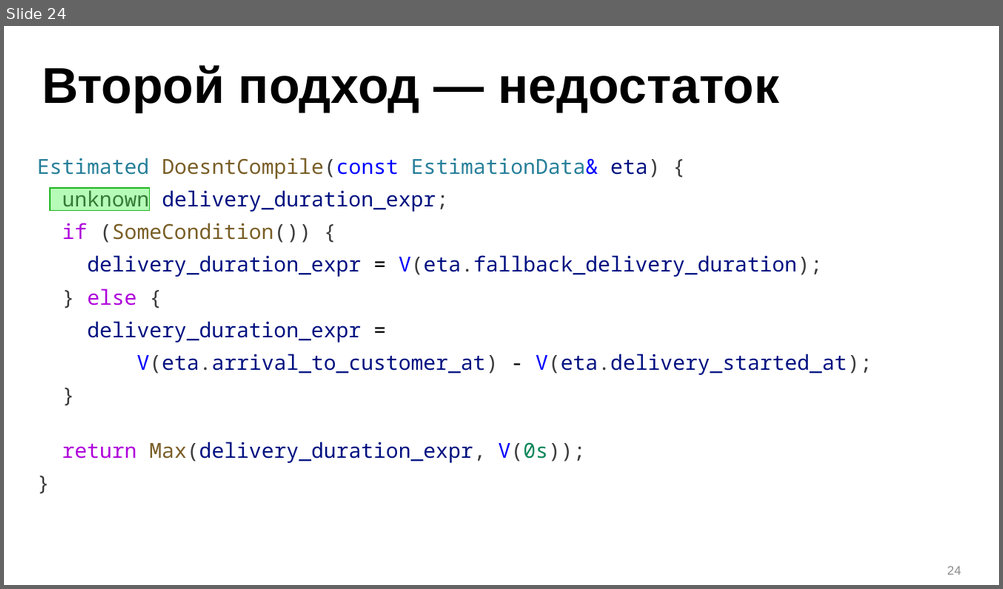
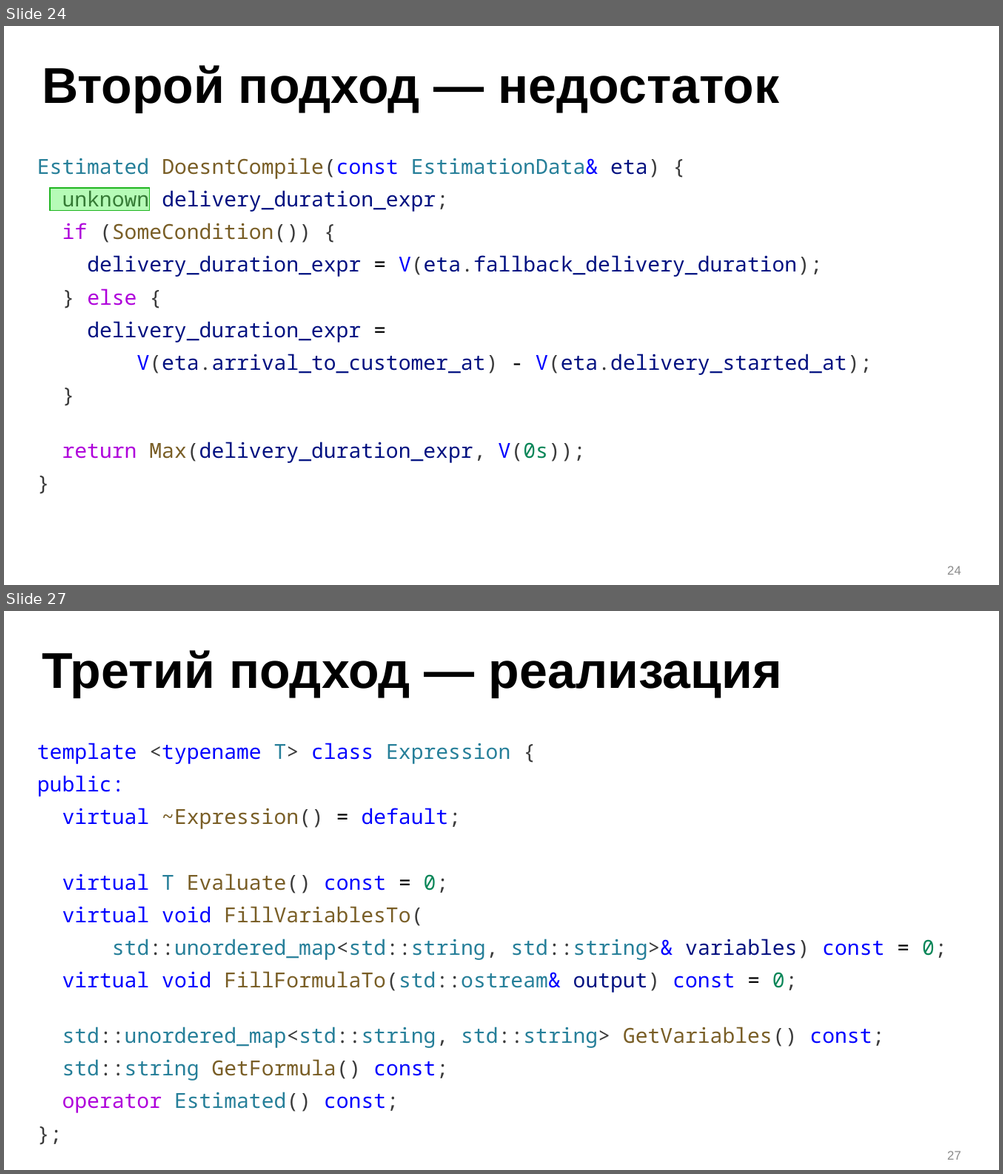
Before and after one commit to ishfb/zcc23, a slide deck: slides_new.pptx. Shown one above the other, each under a label of ours: slide 24 before the commit, slides 24 and 27 after it; the slides between them are not shown. The pictures are 1003x589 and 1003x1174 pixels, drawn with LibreOffice and Linux fonts; fonts in the diff are those of the drawing. Boxes give left, top, right and bottom in pixels: in the first picture for what was removed or moved away, otherwise in the second. Text is boxed around its words. In the diff, an @@ line names an element or a change of style, - is before the commit and + after.

```diff
--- a/slides_new.pptx
+++ b/slides_new.pptx
@@ slide 27 added at box(4, 611, 999, 1170), background #FFFFFF @@
@@ title added at box(42, 650, 782, 698), 48.6 pt, text #000000, bold @@
+Третий подход — реализация
@@ text added at box(37, 743, 947, 1113), 20 pt, text #267F99 @@
+template <typename T> class Expression {
+public:
+virtual ~Expression() = default;
+virtual T Evaluate() const = 0;
+virtual void FillVariablesTo(
+std::unordered_map<std::string, std::string>& variables) const = 0;
+virtual void FillFormulaTo(std::ostream& output) const = 0;
+std::unordered_map<std::string, std::string> GetVariables() const;
+std::string GetFormula() const;
+operator Estimated() const;
+};
@@ page number added at box(947, 1151, 961, 1160), 12 pt, text #8C8C8C @@
+27
```
Also in this commit, not shown: 8 other slides added, 1 other file.
